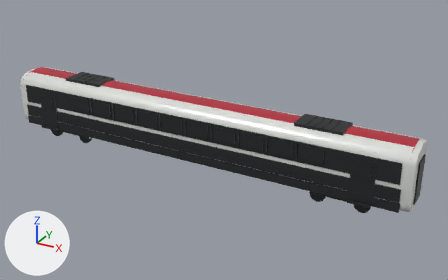
An edit to the glTF model public/models/railjet-lab/blender/railjet-nextgen-economy-c.glb, drawn before and after from the same camera.
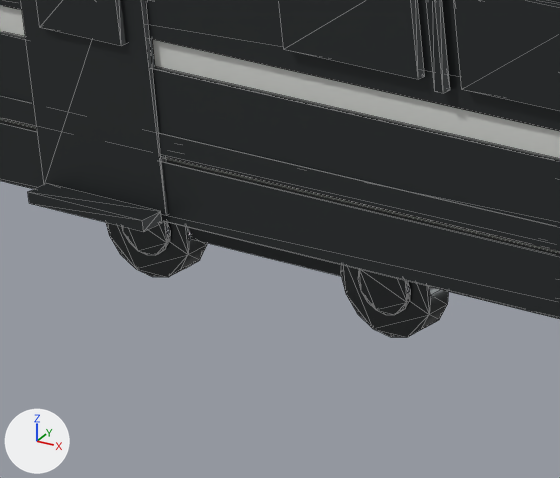
The first picture shows the older version from a 50 mm lens placed at (18.2, -29.8, 16.8), pointed at (1.5, 0.6, 1.7). The close-ups show the older and then the newer version on the part from 9% to 23% of the width and 37% to 57% of the height of that picture. Only the edits that show in the close-ups are written down. Arrows for +X, +Y and +Z are at lower left; the lights stay in place. The close-ups show mesh edges as thin lines. Where no turn or scale is listed for an object, it has been applied to the vertices.

Objects in the first close-up: 'economy_c_black_window_ribbon_-1', 'economy_c_bogie_a_brake_disc_-1_0', 'economy_c_bogie_a_brake_disc_-1_1', 'economy_c_bogie_a_sideframe_-1', 'economy_c_bogie_a_wheel_-1_0', 'economy_c_bogie_a_wheel_-1_1', 'economy_c_dark_skirt_-1', 'economy_c_door_glass_-1_0', 'economy_c_door_step_-1_0', 'economy_c_lofted_body', 'economy_c_red_sill_-1', 'economy_c_silver_flank_-1', 'economy_c_wide_door_-1_0', 'economy_c_window_-1_0', 'economy_c_window_-1_1' and 2 more.
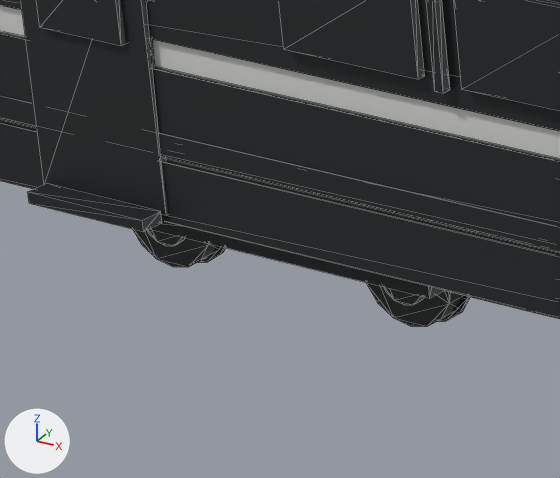
Location of each change, (x1, y1, x2, y2) in pixels of the close-ups (560 x 478 px):
'economy_c_bogie_a_wheel_-1_1', moved: before (340, 265, 448, 337); after (366, 282, 465, 326)
'economy_c_bogie_a_wheel_-1_0', moved: before (106, 222, 207, 277); after (133, 229, 220, 267)
'economy_c_bogie_a_brake_disc_-1_1', moved: before (358, 269, 410, 315); after (383, 287, 424, 305)
'economy_c_bogie_a_brake_disc_-1_0', moved: before (121, 221, 170, 255); after (147, 229, 185, 246)
'economy_c_bogie_a_flange_-1_1', added (mostly hidden): after (438, 296, 470, 321)
'economy_c_bogie_a_flange_-1_0', added (mostly hidden): after (200, 246, 225, 262)

Patch to the scene script:
```diff
--- a/public/models/railjet-lab/blender/railjet-nextgen-economy-c.glb.py
+++ b/public/models/railjet-lab/blender/railjet-nextgen-economy-c.glb.py
@@ ob_economy_c_bogie_a_brake_disc__1_0 @@
 ob_economy_c_bogie_a_brake_disc__1_0.parent = ob_economy_c_bogie_a
-ob_economy_c_bogie_a_brake_disc__1_0.location = (-1.25, -1.085, 0.46)
+ob_economy_c_bogie_a_brake_disc__1_0.location = (-1.25, -0.863, 0.46)
 ob_economy_c_bogie_a_brake_disc__1_0.rotation_euler = (1.571, 0.0, 0.0)  # degrees (90, 0, 0)
@@ ob_economy_c_bogie_a_brake_disc__1_1 @@
 ob_economy_c_bogie_a_brake_disc__1_1.parent = ob_economy_c_bogie_a
-ob_economy_c_bogie_a_brake_disc__1_1.location = (1.25, -1.085, 0.46)
+ob_economy_c_bogie_a_brake_disc__1_1.location = (1.25, -0.863, 0.46)
 ob_economy_c_bogie_a_brake_disc__1_1.rotation_euler = (1.571, 0.0, 0.0)  # degrees (90, 0, 0)
@@ ob_economy_c_bogie_a_wheel__1_0 @@
 ob_economy_c_bogie_a_wheel__1_0.parent = ob_economy_c_bogie_a
-ob_economy_c_bogie_a_wheel__1_0.location = (-1.25, -0.96, 0.46)
+ob_economy_c_bogie_a_wheel__1_0.location = (-1.25, -0.718, 0.46)
 ob_economy_c_bogie_a_wheel__1_0.rotation_euler = (1.571, 0.0, 0.0)  # degrees (90, 0, 0)
@@ ob_economy_c_bogie_a_wheel__1_1 @@
 ob_economy_c_bogie_a_wheel__1_1.parent = ob_economy_c_bogie_a
-ob_economy_c_bogie_a_wheel__1_1.location = (1.25, -0.96, 0.46)
+ob_economy_c_bogie_a_wheel__1_1.location = (1.25, -0.718, 0.46)
 ob_economy_c_bogie_a_wheel__1_1.rotation_euler = (1.571, 0.0, 0.0)  # degrees (90, 0, 0)
@@ ob_economy_c_bogie_a_flange__1_1 @@
+ob_economy_c_bogie_a_flange__1_1 = bpy.data.objects.new('economy_c_bogie_a_flange_-1_1', me_rj_unitcylinder_16)
+ob_economy_c_bogie_a_flange__1_1.parent = ob_economy_c_bogie_a
+ob_economy_c_bogie_a_flange__1_1.location = (1.25, -0.613, 0.46)
+ob_economy_c_bogie_a_flange__1_1.rotation_euler = (1.571, 0.0, 0.0)  # degrees (90, 0, 0)
+ob_economy_c_bogie_a_flange__1_1.scale = (0.984, 0.984, 0.035)
@@ ob_economy_c_bogie_a_flange__1_0 @@
+ob_economy_c_bogie_a_flange__1_0 = bpy.data.objects.new('economy_c_bogie_a_flange_-1_0', me_rj_unitcylinder_16)
+ob_economy_c_bogie_a_flange__1_0.parent = ob_economy_c_bogie_a
+ob_economy_c_bogie_a_flange__1_0.location = (-1.25, -0.613, 0.46)
+ob_economy_c_bogie_a_flange__1_0.rotation_euler = (1.571, 0.0, 0.0)  # degrees (90, 0, 0)
+ob_economy_c_bogie_a_flange__1_0.scale = (0.984, 0.984, 0.035)
```
